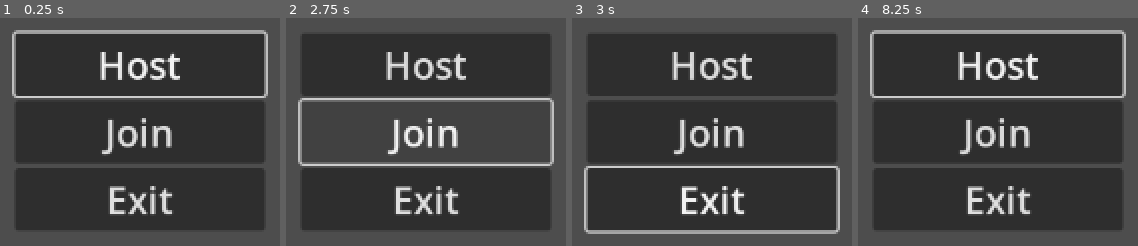
Above: before the commit, frames 1-4 (left to right).
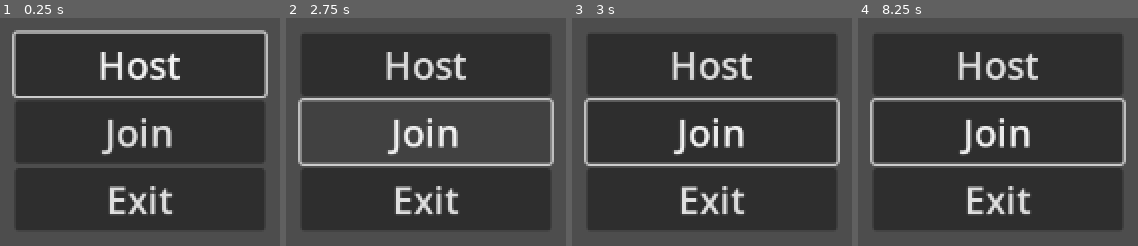
Above: after the commit, the same moments.

Repository: joemicmc/Survival
Game: Godot game, scene res://view/menu/menu.tscn
Same seed, same stepped clock (60 frames per second), same inputs: the game is played once before the commit and once after it.
Inputs (mouse positions are in pixels of both pictures, inside the frame that each line leads up to):
- Up to frame 1 (0.25 s): no input
- Up to frame 2 (2.75 s): move the mouse to (outside the picture) at 0.52 s; hold Right (ui_right, bound only before the commit) 0.53-1.25 s; click (outside the picture) at 0.67 s; click "Host" at 1.25 s; click "Join" at 2 s
- Up to frame 3 (3 s): move the mouse to (outside the picture) at 2.77 s; hold Down (ui_down, bound only before the commit) from 2.78 s (still down)
- Up to frame 4 (8.25 s): move the mouse to (outside the picture) at 3.52 s; release Down (ui_down, bound only before the commit) at 3.53 s; hold Right (ui_right, bound only before the commit) 3.53-4.28 s; move the mouse to (outside the picture) at 4.27 s; hold Up (ui_up, bound only before the commit) 4.28-5.03 s; click (outside the picture) at 4.42 s; move the mouse to (outside the picture) at 5.02 s; hold Left (ui_left, bound only before the commit) 5.03-6.53 s; move the mouse to (outside the picture) at 5.77 s; move the mouse to (1079, 132) at 6.52 s; hold Down (ui_down, bound only before the commit) 6.53-7.28 s; click (1079, 132) at 6.67 s; move the mouse to (outside the picture) at 7.27 s; hold Right (ui_right, bound only before the commit) 7.28-8.03 s; move the mouse to (outside the picture) at 8.02 s; hold Up (ui_up, bound only before the commit) from 8.03 s (still down)

Frames 1-2 are identical in both runs. In frame 3, 7.1% of the frame differs, in the area x 4-96%, y 35-95%; in frame 4, 7.1%.

Commit message:
Closes #4

Diff:
--- /dev/null
+++ b/godot/controller/controller_service.gd
@@ -0,0 +1,11 @@
+extends StateMachine
+
+func _init() -> void:
+	super._init()
+
+	set_process_mode(Node.PROCESS_MODE_ALWAYS)
+
+func _ready() -> void:
+	super._ready()
+
+	change_state(ControllerPlay.new(self))
--- /dev/null
+++ b/godot/controller/events/controller_back_just_pressed.gd
@@ -0,0 +1,2 @@
+class_name ControllerBackJustPressed
+extends ControllerJustPressed
--- /dev/null
+++ b/godot/controller/events/controller_event.gd
@@ -0,0 +1,2 @@
+class_name ControllerEvent
+extends Event
--- /dev/null
+++ b/godot/controller/events/controller_just_pressed.gd
@@ -0,0 +1,2 @@
+class_name ControllerJustPressed
+extends ControllerEvent
--- /dev/null
+++ b/godot/controller/events/controller_move_changed.gd
@@ -0,0 +1,2 @@
+class_name ControllerMoveChanged
+extends ControllerVectorChanged
--- /dev/null
+++ b/godot/controller/events/controller_start_just_pressed.gd
@@ -0,0 +1,2 @@
+class_name ControllerStartJustPressed
+extends ControllerJustPressed
--- /dev/null
+++ b/godot/controller/events/controller_vector_changed.gd
@@ -0,0 +1,7 @@
+class_name ControllerVectorChanged
+extends ControllerEvent
+
+var strength: Vector2
+
+func _init(_strength: Vector2) -> void:
+	strength = _strength
--- /dev/null
+++ b/godot/controller/states/controller_menu.gd
@@ -0,0 +1,2 @@
+class_name ControllerMenu
+extends ControllerState
--- /dev/null
+++ b/godot/controller/states/controller_play.gd
@@ -0,0 +1,12 @@
+class_name ControllerPlay
+extends ControllerState
+
+func enter() -> void:
+	super.enter()
+
+	get_signal(InputVectorChanged).connect(
+		func(x: InputVectorChanged):
+			match x.action:
+				InputActions.LEFT_STICK:
+					emit(ControllerMoveChanged.new(x.strength))
+			pass)
--- /dev/null
+++ b/godot/controller/states/controller_state.gd
@@ -0,0 +1,14 @@
+class_name ControllerState
+extends State
+
+func enter() -> void:
+	super.enter()
+
+	get_signal(InputJustPressed).connect(
+		func(x: InputJustPressed):
+			match x.action:
+				InputActions.START:
+					emit(ControllerStartJustPressed.new())
+				InputActions.BACK:
+					emit(ControllerBackJustPressed.new())
+			pass)
--- a/godot/entity/player/player.gd
+++ b/godot/entity/player/player.gd
@@ -11,6 +11,8 @@
 @onready var camera: Camera2D = %Camera2D
 @onready var label: Label = %Label
 
+var direction := Vector2.ZERO
+
 static func instance(id: int) -> Player:
 	var player = preload(PATH).instantiate()
 	player.name = str(id)
@@ -18,18 +20,30 @@
 	return player
 
 func _enter_tree() -> void:
+	super._enter_tree()
+
 	set_auth(name.to_int())
 
 func _ready() -> void:
+	super._ready()
+
+	get_signal(ControllerMoveChanged).connect(
+		func(x: ControllerMoveChanged):
+			direction = x.strength)
+
 	sprite.self_modulate = colour
 	target_pos = sprite.position
+
 	if is_auth():
 		camera.make_current()
 		label.text = name
 
 func _process(delta: float) -> void:
+	super._process(delta)
+
 	if is_auth():
-		var direction = Input.get_vector("ui_left", "ui_right", "ui_up", "ui_down")
 		if direction:
 			target_pos += direction * SPEED
+
 	sprite.position = sprite.position.lerp(target_pos, 0.75 * delta)
+	direction = Vector2.ZERO
--- /dev/null
+++ b/godot/event/event_node.gd
@@ -0,0 +1,27 @@
+class_name EventNode
+extends Node
+
+func _init() -> void:
+	set_process_mode(Node.PROCESS_MODE_PAUSABLE)
+
+func _enter_tree() -> void:
+	pass
+
+func _ready() -> void:
+	pass
+
+func _process(_delta: float) -> void:
+	pass
+
+func _physics_process(_delta: float) -> void:
+	pass
+
+func _notification(what: int) -> void:
+	if (what == NOTIFICATION_PREDELETE):
+		EventService.disconnect_all(self)
+
+func get_signal(event: GDScript) -> Signal:
+	return EventService.get_signal(event)
+
+func emit(event: Event) -> void:
+	EventService.emit(event)
--- /dev/null
+++ b/godot/event/event_service.gd
@@ -0,0 +1,16 @@
+extends Node
+
+func get_signal(event: GDScript) -> Signal:
+	var event_name = event.to_string()
+	if not has_user_signal(event_name):
+		add_user_signal(event_name, [{"name": event_name, "type": Event}])
+	return Signal(self, event_name)
+
+func emit(event: Event) -> void:
+	get_signal(event.get_script()).emit(event)
+
+func disconnect_all(object: Object) -> void:
+	if object:
+		for conn in object.get_incoming_connections():
+			if has_user_signal(conn.get("signal").get_name()):
+				conn.get("signal").disconnect(conn.get("callable"))
--- a/godot/game/game_service.gd
+++ b/godot/game/game_service.gd
@@ -1,4 +1,13 @@
 extends Node
+
+var is_focused := true
+
+func _notification(what: int) -> void:
+	match what:
+		NOTIFICATION_APPLICATION_FOCUS_OUT:
+			is_focused = false
+		NOTIFICATION_APPLICATION_FOCUS_IN:
+			is_focused = true
 
 func quit() -> void:
 	get_tree().quit()
--- /dev/null
+++ b/godot/input/events/input_event.gd
@@ -0,0 +1,7 @@
+class_name CustomInputEvent
+extends Event
+
+var action: String
+
+func _init(_action: String) -> void:
+	action = _action
--- /dev/null
+++ b/godot/input/events/input_just_pressed.gd
@@ -0,0 +1,2 @@
+class_name InputJustPressed
+extends CustomInputEvent
--- /dev/null
+++ b/godot/input/events/input_just_released.gd
@@ -0,0 +1,2 @@
+class_name InputJustReleased
+extends CustomInputEvent
--- /dev/null
+++ b/godot/input/events/input_pressed.gd
@@ -0,0 +1,2 @@
+class_name InputPressed
+extends CustomInputEvent
--- /dev/null
+++ b/godot/input/events/input_vector_changed.gd
@@ -0,0 +1,9 @@
+class_name InputVectorChanged
+extends CustomInputEvent
+
+var strength: Vector2
+
+func _init(_action: String, _strength: Vector2) -> void:
+	super._init(_action)
+
+	strength = _strength
--- /dev/null
+++ b/godot/input/input_actions.gd
@@ -0,0 +1,49 @@
+class_name InputActions
+extends Node
+
+const UI_DOWN := "ui_down"
+const UI_UP := "ui_up"
+const UI_ACCEPT := "ui_accept"
+const DPAD_LEFT := "dpad_left"
+const DPAD_RIGHT := "dpad_right"
+const DPAD_UP := "dpad_up"
+const DPAD_DOWN := "dpad_down"
+const LEFT_STICK := "left_stick"
+const RIGHT_STICK := "right_stick"
+const LEFT_TRIGGER := "left_trigger"
+const RIGHT_TRIGGER := "right_trigger"
+const LEFT_SHOULDER := "left_shoulder"
+const RIGHT_SHOULDER := "right_shoulder"
+const LEFT_ACTION := "left_action"
+const RIGHT_ACTION := "right_action"
+const TOP_ACTION := "top_action"
+const BOTTOM_ACTION := "bottom_action"
+const START := "start"
+const BACK := "back"
+
+const BUTTONS: Array[String] = [
+	DPAD_LEFT,
+	DPAD_RIGHT,
+	DPAD_UP,
+	DPAD_DOWN,
+	LEFT_STICK,
+	RIGHT_STICK,
+	LEFT_TRIGGER,
+	RIGHT_TRIGGER,
+	LEFT_SHOULDER,
+	RIGHT_SHOULDER,
+	LEFT_ACTION,
+	RIGHT_ACTION,
+	TOP_ACTION,
+	BOTTOM_ACTION,
+	START,
+	BACK]
+
+const VECTORS: Array[String] = [
+	LEFT_STICK,
+	RIGHT_STICK]
+
+const UI: Dictionary = {
+	DPAD_UP: UI_UP,
+	DPAD_DOWN: UI_DOWN,
+	BOTTOM_ACTION: UI_ACCEPT}
--- /dev/null
+++ b/godot/input/input_service.gd
@@ -0,0 +1,16 @@
+extends StateMachine
+
+func _init() -> void:
+	super._init()
+
+	set_process_mode(Node.PROCESS_MODE_ALWAYS)
+
+func _ready() -> void:
+	super._ready()
+
+	get_signal(StateChanged).connect(
+		func(x: StateChanged):
+			if x.state is ControllerState:
+				current_state.enter())
+
+	change_state(InputState.new(self))
--- /dev/null
+++ b/godot/input/state/input_state.gd
@@ -0,0 +1,47 @@
+class_name InputState
+extends State
+
+func enter() -> void:
+	super.enter()
+
+	if not GameService.is_focused:
+		return
+
+	for action in InputActions.BUTTONS:
+		if Input.is_action_pressed(action):
+			emit(InputJustPressed.new(action))
+		else:
+			emit(InputJustReleased.new(action))
+
+func process(delta: float) -> void:
+	super.process(delta)
+
+	if not GameService.is_focused:
+		return
+
+	for action in InputActions.BUTTONS:
+		if Input.is_action_just_pressed(action):
+			emit(InputJustPressed.new(action))
+		if Input.is_action_pressed(action):
+			emit(InputPressed.new(action))
+		if Input.is_action_just_released(action):
+			emit(InputJustReleased.new(action))
+
+	for action in InputActions.VECTORS:
+		var strength = Input.get_vector(
+			"%s_left" % action,
+			"%s_right" % action,
+			"%s_up" % action,
+			"%s_down" % action)
+		emit(InputVectorChanged.new(action, strength))
+
+	for action in InputActions.UI:
+		if Input.is_action_just_pressed(action):
+			var input_event = InputEventAction.new()
+			input_event.action = InputActions.UI[action]
+			input_event.pressed = true
+			Input.parse_input_event(input_event)
+			input_event = InputEventAction.new()
+			input_event.action = InputActions.UI[action]
+			input_event.pressed = false
+			Input.parse_input_event(input_event)
--- a/godot/multiplayer/multiplayer_node.gd
+++ b/godot/multiplayer/multiplayer_node.gd
@@ -1,5 +1,14 @@
 class_name MultiplayerNode
-extends Node
+extends EventNode
+
+func _enter_tree() -> void:
+	super._enter_tree()
+
+func _ready() -> void:
+	super._ready()
+
+func _process(delta: float) -> void:
+	super._process(delta)
 
 func set_auth(id: int) -> void:
 	set_multiplayer_authority(id)
--- a/godot/project.godot
+++ b/godot/project.godot
@@ -17,6 +17,9 @@
 
 [autoload]
 
+EventService="*res://event/event_service.gd"
+InputService="*res://input/input_service.gd"
+ControllerService="*res://controller/controller_service.gd"
 MultiplayerService="*res://multiplayer/multiplayer_service.gd"
 GameService="*res://game/game_service.gd"
 ViewService="*res://view/view_service.gd"
@@ -29,3 +32,422 @@
 [editor]
 
 movie_writer/movie_file="C:/Users/joe/Videos/Captures/capture.avi"
+
+[input]
+
+ui_accept={
+"deadzone": 0.5,
+"events": []
+}
+ui_select={
+"deadzone": 0.5,
+"events": []
+}
+ui_cancel={
+"deadzone": 0.5,
+"events": []
+}
+ui_focus_next={
+"deadzone": 0.5,
+"events": []
+}
+ui_focus_prev={
+"deadzone": 0.5,
+"events": []
+}
+ui_left={
+"deadzone": 0.5,
+"events": []
+}
+ui_right={
+"deadzone": 0.5,
+"events": []
+}
+ui_up={
+"deadzone": 0.5,
+"events": []
+}
+ui_down={
+"deadzone": 0.5,
+"events": []
+}
+ui_page_up={
+"deadzone": 0.5,
+"events": []
+}
+ui_page_down={
+"deadzone": 0.5,
+"events": []
+}
+ui_home={
+"deadzone": 0.5,
+"events": []
+}
+ui_end={
+"deadzone": 0.5,
+"events": []
+}
+ui_cut={
+"deadzone": 0.5,
+"events": []
+}
+ui_copy={
+"deadzone": 0.5,
+"events": []
+}
+ui_paste={
+"deadzone": 0.5,
+"events": []
+}
+ui_undo={
+"deadzone": 0.5,
+"events": []
+}
+ui_redo={
+"deadzone": 0.5,
+"events": []
+}
+ui_text_completion_query={
+"deadzone": 0.5,
+"events": []
+}
+ui_text_completion_accept={
+"deadzone": 0.5,
+"events": []
+}
+ui_text_completion_replace={
+"deadzone": 0.5,
+"events": []
+}
+ui_text_newline={
+"deadzone": 0.5,
+"events": []
+}
+ui_text_newline_blank={
+"deadzone": 0.5,
+"events": []
+}
+ui_text_newline_above={
+"deadzone": 0.5,
+"events": []
+}
+ui_text_indent={
+"deadzone": 0.5,
+"events": []
+}
+ui_text_dedent={
+"deadzone": 0.5,
+"events": []
+}
+ui_text_backspace={
+"deadzone": 0.5,
+"events": []
+}
+ui_text_backspace_word={
+"deadzone": 0.5,
+"events": []
+}
+ui_text_backspace_word.macos={
+"deadzone": 0.5,
+"events": []
+}
+ui_text_backspace_all_to_left.macos={
+"deadzone": 0.5,
+"events": []
+}
+ui_text_delete={
+"deadzone": 0.5,
+"events": []
+}
+ui_text_delete_word={
+"deadzone": 0.5,
+"events": []
+}
+ui_text_delete_word.macos={
+"deadzone": 0.5,
+"events": []
+}
+ui_text_delete_all_to_right.macos={
+"deadzone": 0.5,
+"events": []
+}
+ui_text_caret_left={
+"deadzone": 0.5,
+"events": []
+}
+ui_text_caret_word_left={
+"deadzone": 0.5,
+"events": []
+}
+ui_text_caret_word_left.macos={
+"deadzone": 0.5,
+"events": []
+}
+ui_text_caret_right={
+"deadzone": 0.5,
+"events": []
+}
+ui_text_caret_word_right={
+"deadzone": 0.5,
+"events": []
+}
+ui_text_caret_word_right.macos={
+"deadzone": 0.5,
+"events": []
+}
+ui_text_caret_up={
+"deadzone": 0.5,
+"events": []
+}
+ui_text_caret_down={
+"deadzone": 0.5,
+"events": []
+}
+ui_text_caret_line_start={
+"deadzone": 0.5,
+"events": []
+}
+ui_text_caret_line_start.macos={
+"deadzone": 0.5,
+"events": []
+}
+ui_text_caret_line_end={
+"deadzone": 0.5,
+"events": []
+}
+ui_text_caret_line_end.macos={
+"deadzone": 0.5,
+"events": []
+}
+ui_text_caret_page_up={
+"deadzone": 0.5,
+"events": []
+}
+ui_text_caret_page_down={
+"deadzone": 0.5,
+"events": []
+}
+ui_text_caret_document_start={
+"deadzone": 0.5,
+"events": []
+}
+ui_text_caret_document_start.macos={
+"deadzone": 0.5,
+"events": []
+}
+ui_text_caret_document_end={
+"deadzone": 0.5,
+"events": []
+}
+ui_text_caret_document_end.macos={
+"deadzone": 0.5,
+"events": []
+}
+ui_text_caret_add_below={
+"deadzone": 0.5,
+"events": []
+}
+ui_text_caret_add_below.macos={
+"deadzone": 0.5,
+"events": []
+}
+ui_text_caret_add_above={
+"deadzone": 0.5,
+"events": []
+}
+ui_text_caret_add_above.macos={
+"deadzone": 0.5,
+"events": []
+}
+ui_text_scroll_up={
+"deadzone": 0.5,
+"events": []
+}
+ui_text_scroll_up.macos={
+"deadzone": 0.5,
+"events": []
+}
+ui_text_scroll_down={
+"deadzone": 0.5,
+"events": []
+}
+ui_text_scroll_down.macos={
+"deadzone": 0.5,
+"events": []
+}
+ui_text_select_all={
+"deadzone": 0.5,
+"events": []
+}
+ui_text_select_word_under_caret={
+"deadzone": 0.5,
+"events": []
+}
+ui_text_select_word_under_caret.macos={
+"deadzone": 0.5,
+"events": []
+}
+ui_text_add_selection_for_next_occurrence={
+"deadzone": 0.5,
+"events": []
+}
+ui_text_clear_carets_and_selection={
+"deadzone": 0.5,
+"events": []
+}
+ui_text_toggle_insert_mode={
+"deadzone": 0.5,
+"events": []
+}
+ui_menu={
+"deadzone": 0.5,
+"events": []
+}
+ui_text_submit={
+"deadzone": 0.5,
+"events": []
+}
+ui_graph_duplicate={
+"deadzone": 0.5,
+"events": []
+}
+ui_graph_delete={
+"deadzone": 0.5,
+"events": []
+}
+ui_filedialog_up_one_level={
+"deadzone": 0.5,
+"events": []
+}
+ui_filedialog_refresh={
+"deadzone": 0.5,
+"events": []
+}
+ui_filedialog_show_hidden={
+"deadzone": 0.5,
+"events": []
+}
+ui_swap_input_direction={
+"deadzone": 0.5,
+"events": []
+}
+dpad_left={
+"deadzone": 0.5,
+"events": [Object(InputEventJoypadButton,"resource_local_to_scene":false,"resource_name":"","device":-1,"button_index":13,"pressure":0.0,"pressed":true,"script":null)
+]
+}
+dpad_right={
+"deadzone": 0.5,
+"events": [Object(InputEventJoypadButton,"resource_local_to_scene":false,"resource_name":"","device":-1,"button_index":14,"pressure":0.0,"pressed":true,"script":null)
+]
+}
+dpad_up={
+"deadzone": 0.5,
+"events": [Object(InputEventJoypadButton,"resource_local_to_scene":false,"resource_name":"","device":-1,"button_index":11,"pressure":0.0,"pressed":true,"script":null)
+]
+}
+dpad_down={
+"deadzone": 0.5,
+"events": [Object(InputEventJoypadButton,"resource_local_to_scene":false,"resource_name":"","device":-1,"button_index":12,"pressure":0.0,"pressed":true,"script":null)
+]
+}
+left_stick={
+"deadzone": 0.5,
+"events": [Object(InputEventJoypadButton,"resource_local_to_scene":false,"resource_name":"","device":-1,"button_index":7,"pressure":0.0,"pressed":true,"script":null)
+]
+}
+left_stick_left={
+"deadzone": 0.5,
+"events": [Object(InputEventJoypadMotion,"resource_local_to_scene":false,"resource_name":"","device":-1,"axis":0,"axis_value":-1.0,"script":null)
+]
+}
+left_stick_right={
+"deadzone": 0.5,
+"events": [Object(InputEventJoypadMotion,"resource_local_to_scene":false,"resource_name":"","device":-1,"axis":0,"axis_value":1.0,"script":null)
+]
+}
+left_stick_up={
+"deadzone": 0.5,
+"events": [Object(InputEventJoypadMotion,"resource_local_to_scene":false,"resource_name":"","device":-1,"axis":1,"axis_value":-1.0,"script":null)
+]
+}
+left_stick_down={
+"deadzone": 0.5,
+"events": [Object(InputEventJoypadMotion,"resource_local_to_scene":false,"resource_name":"","device":-1,"axis":1,"axis_value":1.0,"script":null)
+]
+}
+right_stick={
+"deadzone": 0.5,
+"events": [Object(InputEventJoypadButton,"resource_local_to_scene":false,"resource_name":"","device":-1,"button_index":8,"pressure":0.0,"pressed":true,"script":null)
+]
+}
+right_stick_left={
+"deadzone": 0.5,
+"events": [Object(InputEventJoypadMotion,"resource_local_to_scene":false,"resource_name":"","device":-1,"axis":2,"axis_value":-1.0,"script":null)
+]
+}
+right_stick_right={
+"deadzone": 0.5,
+"events": [Object(InputEventJoypadMotion,"resource_local_to_scene":false,"resource_name":"","device":-1,"axis":2,"axis_value":1.0,"script":null)
+]
+}
+right_stick_up={
+"deadzone": 0.5,
+"events": [Object(InputEventJoypadMotion,"resource_local_to_scene":false,"resource_name":"","device":-1,"axis":3,"axis_value":-1.0,"script":null)
+]
+}
+right_stick_down={
+"deadzone": 0.5,
+"events": [Object(InputEventJoypadMotion,"resource_local_to_scene":false,"resource_name":"","device":-1,"axis":3,"axis_value":1.0,"script":null)
+]
+}
+left_trigger={
+"deadzone": 0.5,
+"events": [Object(InputEventJoypadMotion,"resource_local_to_scene":false,"resource_name":"","device":-1,"axis":4,"axis_value":1.0,"script":null)
+]
+}
+right_trigger={
+"deadzone": 0.5,
+"events": [Object(InputEventJoypadMotion,"resource_local_to_scene":false,"resource_name":"","device":-1,"axis":5,"axis_value":1.0,"script":null)
+]
+}
+left_shoulder={
+"deadzone": 0.5,
+"events": [Object(InputEventJoypadButton,"resource_local_to_scene":false,"resource_name":"","device":-1,"button_index":9,"pressure":0.0,"pressed":true,"script":null)
+]
+}
+right_shoulder={
+"deadzone": 0.5,
+"events": [Object(InputEventJoypadButton,"resource_local_to_scene":false,"resource_name":"","device":-1,"button_index":10,"pressure":0.0,"pressed":true,"script":null)
+]
+}
+left_action={
+"deadzone": 0.5,
+"events": [Object(InputEventJoypadButton,"resource_local_to_scene":false,"resource_name":"","device":-1,"button_index":2,"pressure":0.0,"pressed":true,"script":null)
+]
+}
+right_action={
+"deadzone": 0.5,
+"events": [Object(InputEventJoypadButton,"resource_local_to_scene":false,"resource_name":"","device":-1,"button_index":1,"pressure":0.0,"pressed":true,"script":null)
+]
+}
+top_action={
+"deadzone": 0.5,
+"events": [Object(InputEventJoypadButton,"resource_local_to_scene":false,"resource_name":"","device":-1,"button_index":3,"pressure":0.0,"pressed":true,"script":null)
+]
+}
+bottom_action={
+"deadzone": 0.5,
+"events": [Object(InputEventJoypadButton,"resource_local_to_scene":false,"resource_name":"","device":-1,"button_index":0,"pressure":0.0,"pressed":true,"script":null)
+]
+}
+start={
+"deadzone": 0.5,
+"events": [Object(InputEventJoypadButton,"resource_local_to_scene":false,"resource_name":"","device":-1,"button_index":6,"pressure":0.0,"pressed":true,"script":null)
+]
+}
+back={
+"deadzone": 0.5,
+"events": [Object(InputEventJoypadButton,"resource_local_to_scene":false,"resource_name":"","device":-1,"button_index":4,"pressure":0.0,"pressed":true,"script":null)
+]
+}
--- /dev/null
+++ b/godot/state/events/state_changed.gd
@@ -0,0 +1,7 @@
+class_name StateChanged
+extends StateEvent
+
+var state: State
+
+func _init(_state: State) -> void:
+	state = _state
--- /dev/null
+++ b/godot/state/events/state_event.gd
@@ -0,0 +1,2 @@
+class_name StateEvent
+extends Event
--- /dev/null
+++ b/godot/state/state.gd
@@ -0,0 +1,29 @@
+class_name State
+extends RefCounted
+
+var state_machine: StateMachine
+
+func _init(_state_machine) -> void:
+	state_machine = _state_machine
+
+func enter() -> void:
+	pass
+
+func physics_process(_delta: float) -> void:
+	pass
+
+func process(_delta: float) -> void:
+	pass
+
+func get_signal(event: GDScript) -> Signal:
+	return EventService.get_signal(event)
+
+func emit(event: Event) -> void:
+	EventService.emit(event)
+
+func exit() -> void:
+	EventService.disconnect_all(self)
+
+func _notification(what: int) -> void:
+	if (what == NOTIFICATION_PREDELETE):
+		EventService.disconnect_all(self)
--- /dev/null
+++ b/godot/state/state_machine.gd
@@ -0,0 +1,36 @@
+class_name StateMachine
+extends EventNode
+
+var current_state: State
+
+func _ready() -> void:
+	super._ready()
+
+	pass
+
+func _process(delta: float) -> void:
+	super._process(delta)
+
+	if (current_state):
+		current_state.process(delta)
+
+func _physics_process(delta: float) -> void:
+	super._physics_process(delta)
+
+	if (current_state):
+		current_state.physics_process(delta)
+
+func _notification(what: int) -> void:
+	super._notification(what)
+
+	if (what == NOTIFICATION_PREDELETE):
+		EventService.disconnect_all(current_state)
+
+func change_state(state: State) -> void:
+	if current_state:
+		current_state.exit()
+
+	current_state = state
+	current_state.enter()
+
+	emit(StateChanged.new(current_state))
Not shown, changed: godot/version.txt
